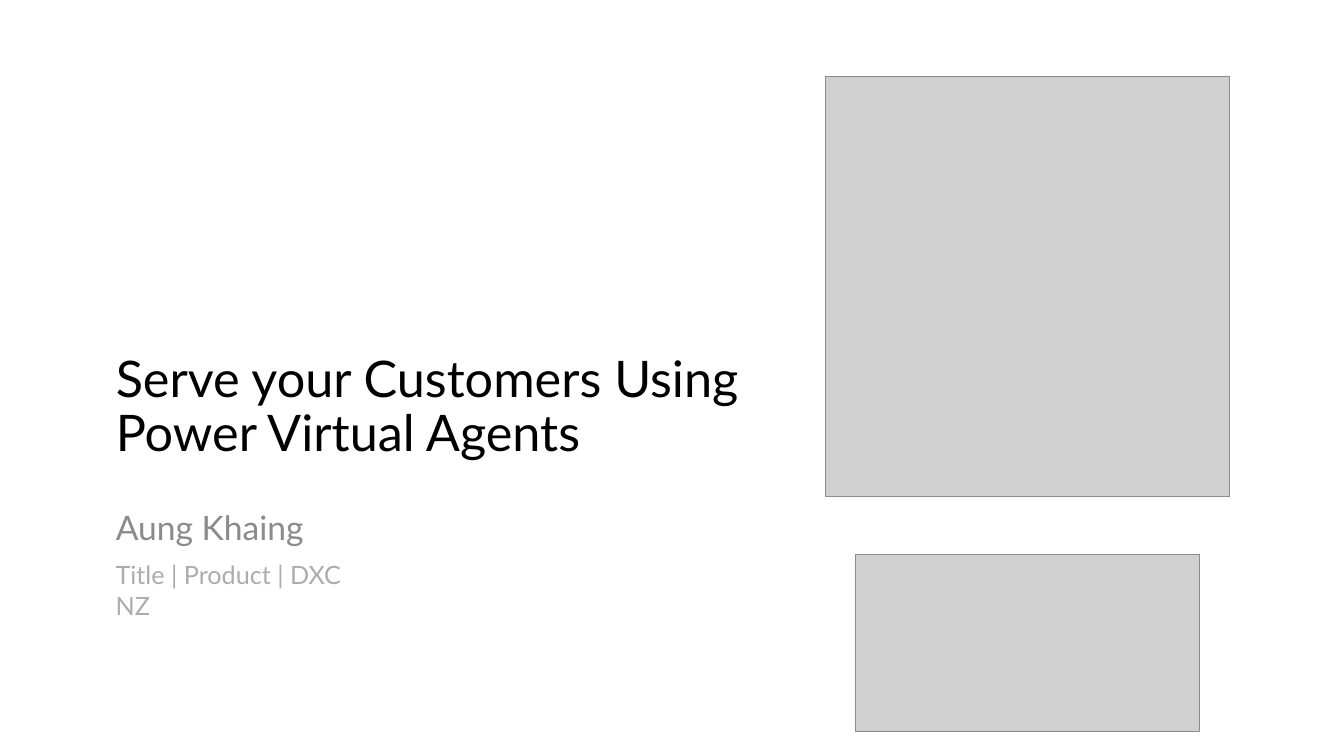
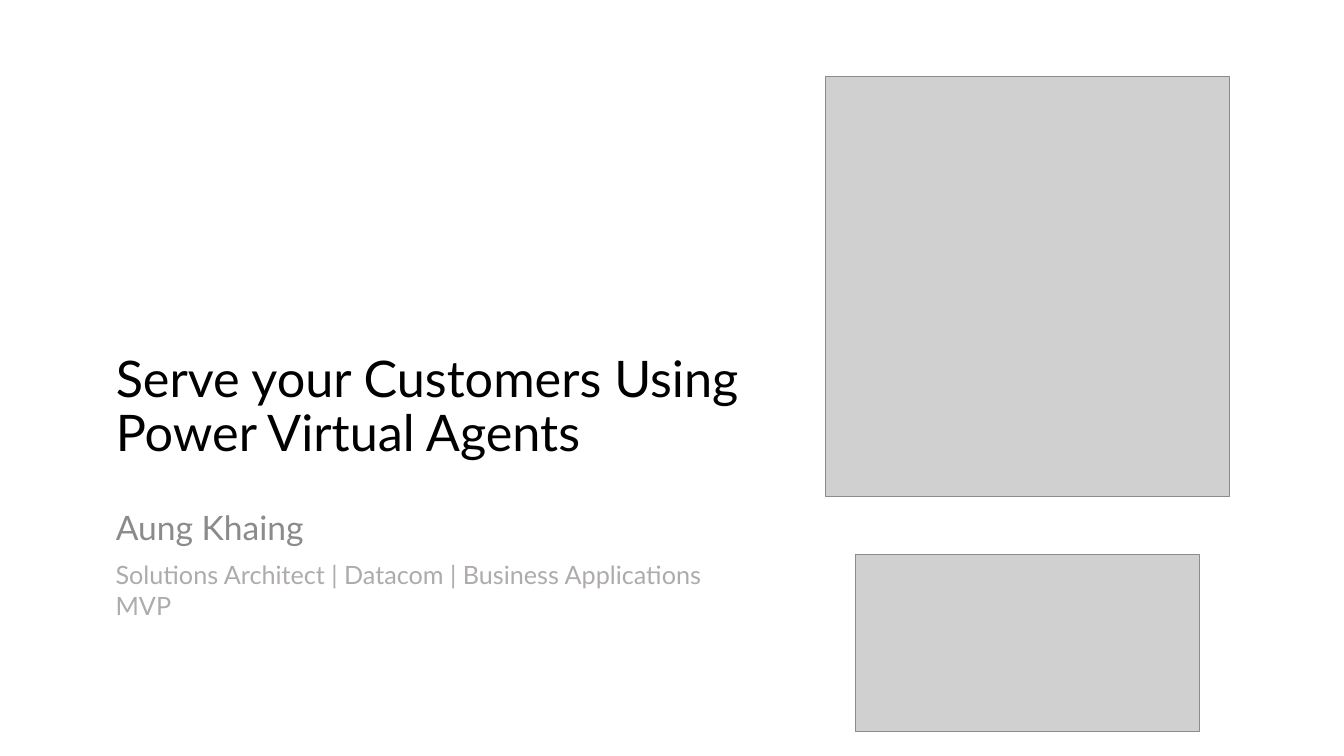
Before and after one commit to ramimounla/GlobalPowerPlatformBootcamp, a slide deck: slide 1 of Slides/Aung Khaing - Serve your customers using power virtual agents - 300 GPPB Wellington.pptx. Drawn at 1344x756 pixels with LibreOffice and Linux fonts; fonts in the diff are those of the drawing; grey boxes stand for pictures. Boxes give left, top, right and bottom in pixels: in the first picture for what was removed or moved away, otherwise in the second. Text is boxed around its words. In the diff, an @@ line names an element or a change of style, - is before the commit and + after.

Commit message:
Updated AK slides

```diff
--- a/Slides/Aung Khaing - Serve your customers using power virtual agents - 300 GPPB Wellington.pptx
+++ b/Slides/Aung Khaing - Serve your customers using power virtual agents - 300 GPPB Wellington.pptx
@@ text at bbox=[116, 565, 701, 615]: text changed @@
-Title | Product | DXC NZ
+Solutions Architect | Datacom | Business Applications MVP
```
Also in this commit, not shown: 14 slides added, 2 slides removed.
